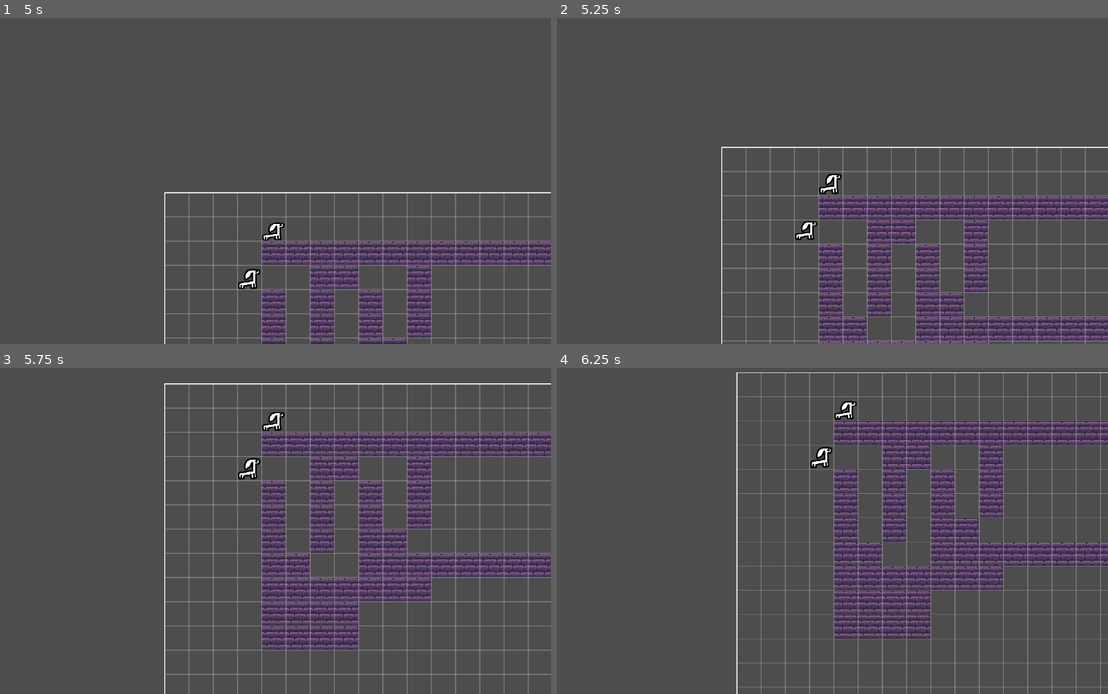
Above: before the commit, frames 1-4 (two rows, left to right).
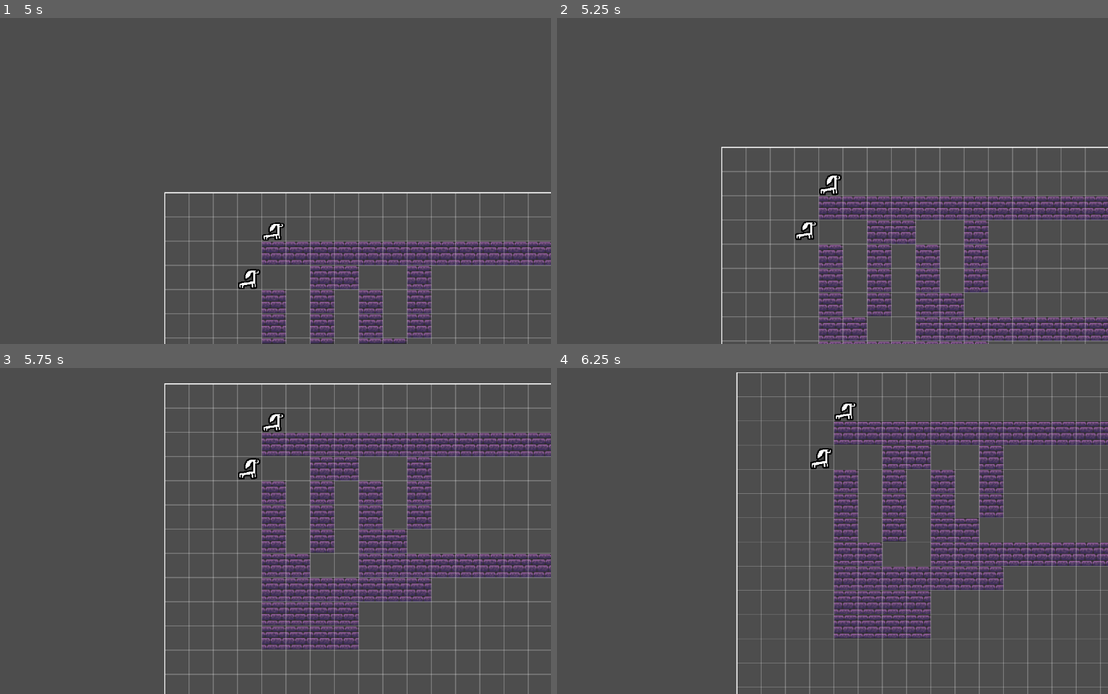
Above: after the commit, the same moments.

Repository: Blueflowerss/vpet-tempname
Game: Godot game, scene res://root.tscn
Same seed, same stepped clock (60 frames per second), same inputs: the game is played once before the commit and once after it.
Inputs (mouse positions are in pixels of both pictures, inside the frame that each line leads up to):
- Up to frame 1 (5 s): move the mouse to (385, 164) at 0.52 s; press the mouse at (385, 164) at 0.53 s; tap Enter at 1.25 s; move the mouse to (143, 197) at 1.27 s; release the mouse at (143, 197) at 1.28 s; tap S (pan_camera_down) at 1.35 s; click (143, 197) at 1.42 s; move the mouse to (319, 109) at 2.02 s; hold A (pan_camera_left) 2.03-2.78 s; click (319, 109) at 2.17 s; move the mouse to (231, 246) at 2.77 s; tap D (pan_camera_right) at 2.85 s; click (231, 246) at 2.92 s; move the mouse to (435, 229) at 3.52 s; hold Up (pan_camera_up) 3.53-4.28 s; click (435, 229) at 3.67 s; move the mouse to (88, 132) at 4.27 s; click (88, 132) at 4.35 s
- Up to frame 2 (5.25 s): move the mouse to (849, 181) at 5.02 s; hold S (pan_camera_down) from 5.03 s (still down); click (849, 181) at 5.17 s
- Up to frame 3 (5.75 s): keep holding S (pan_camera_down)
- Up to frame 4 (6.25 s): move the mouse to (727, 449) at 5.77 s; release S (pan_camera_down) at 5.78 s; tap A (pan_camera_left) at 5.85 s; click (727, 449) at 5.92 s

Frame 1 is identical in both runs. In frame 2, less than 0.1% of the frame differs, in the area x 47-52%, y 47-55%; in frame 3, less than 0.1%; in frame 4, 0.2%, in the area x 45-55%, y 10-32%.

Commit message:
fix animation snapping

Diff:
--- a/critter.tscn
+++ b/critter.tscn
@@ -156,6 +156,7 @@
 libraries = {
 &"": SubResource("AnimationLibrary_202f7")
 }
+blend_times = [&"RESET", &"RESET", 0.5, &"RESET", &"back_idle", 0.5, &"RESET", &"fun_jump", 0.5]
 script = ExtResource("5_nvc7m")
 
 [node name="CRITTER_THINK" parent="." instance=ExtResource("5_lr5tc")]
Not shown: 1 places in critter.tscn that only renumber resources
